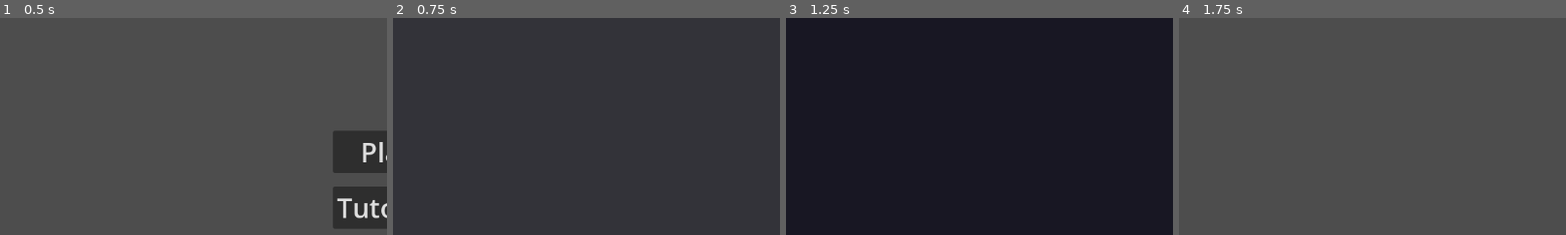
Above: before the commit, frames 1-4 (left to right).
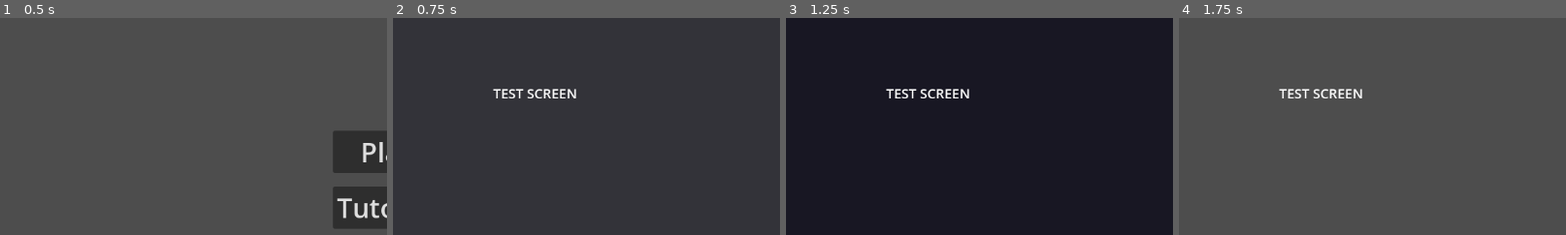
Above: after the commit, the same moments.

Repository: Ishbenhuben/Godot-Project-Template
Game: Godot game, scene res://Screens/main_menu_screen.tscn
Two runs of this game, one before a commit and one after it. Both use one fixed random seed, a clock stepped at 60 frames per second and the inputs below.
Inputs:
- Up to frame 1 (0.5 s): no input
- Up to frame 2 (0.75 s): click "Tutorial" at 0.5 s
- Up to frame 3 (1.25 s): no input
- Up to frame 4 (1.75 s): tap Enter at 1.25 s
The pictures show only the part of the screen within x 0-50%, y 0-50%; the shares and areas given below are measured in that part.

Frame 1 is identical in both runs. In frame 2, 0.5% of the frame differs, in the area x 25-48%, y 32-38%; in frame 3, 0.5%; in frame 4, 0.5%.

Commit message:
added template project

Diff:
--- a/Autoloads/ScreenManager.tscn
+++ b/Autoloads/ScreenManager.tscn
@@ -1,22 +1,6 @@
 [gd_scene load_steps=6 format=3 uid="uid://ctsqar18ftkkp"]
 
 [ext_resource type="Script" path="res://Autoloads/ScreenManager.gd" id="1_5s6ib"]
-
-[sub_resource type="Animation" id="Animation_yqlwf"]
-resource_name = "default_start"
-length = 0.5
-tracks/0/type = "value"
-tracks/0/imported = false
-tracks/0/enabled = true
-tracks/0/path = NodePath("ColorRect:color")
-tracks/0/interp = 1
-tracks/0/loop_wrap = true
-tracks/0/keys = {
-"times": PackedFloat32Array(0, 0.5),
-"transitions": PackedFloat32Array(1, 1),
-"update": 0,
-"values": [Color(0.00392157, 0, 0.0705882, 0), Color(0.00392157, 0, 0.0705882, 1)]
-}
 
 [sub_resource type="Animation" id="Animation_bygk1"]
 length = 0.001
@@ -49,6 +33,22 @@
 "values": [Color(0.00392157, 0, 0.0705882, 1), Color(0.00392157, 0, 0.0705882, 0)]
 }
 
+[sub_resource type="Animation" id="Animation_yqlwf"]
+resource_name = "default_start"
+length = 0.5
+tracks/0/type = "value"
+tracks/0/imported = false
+tracks/0/enabled = true
+tracks/0/path = NodePath("ColorRect:color")
+tracks/0/interp = 1
+tracks/0/loop_wrap = true
+tracks/0/keys = {
+"times": PackedFloat32Array(0, 0.5),
+"transitions": PackedFloat32Array(1, 1),
+"update": 0,
+"values": [Color(0.00392157, 0, 0.0705882, 0), Color(0.00392157, 0, 0.0705882, 1)]
+}
+
 [sub_resource type="AnimationLibrary" id="AnimationLibrary_e7qwr"]
 _data = {
 "RESET": SubResource("Animation_bygk1"),
--- a/Screens/Tests/TestScreen.tscn
+++ b/Screens/Tests/TestScreen.tscn
@@ -4,3 +4,11 @@
 
 [node name="TestScreen" type="Node"]
 script = ExtResource("1_hctuc")
+
+[node name="Label" type="Label" parent="."]
+offset_left = 149.0
+offset_top = 98.0
+offset_right = 274.0
+offset_bottom = 126.0
+theme_override_font_sizes/font_size = 20
+text = "TEST SCREEN"
--- /dev/null
+++ b/icon.svg
@@ -0,0 +1 @@
+<svg xmlns="http://www.w3.org/2000/svg" width="128" height="128"><rect width="124" height="124" x="2" y="2" fill="#363d52" stroke="#212532" stroke-width="4" rx="14"/><g fill="#fff" transform="translate(12.322 12.322)scale(.101)"><path d="M105 673v33q407 354 814 0v-33z"/><path fill="#478cbf" d="m105 673 152 14q12 1 15 14l4 67 132 10 8-61q2-11 15-15h162q13 4 15 15l8 61 132-10 4-67q3-13 15-14l152-14V427q30-39 56-81-35-59-83-108-43 20-82 47-40-37-88-64 7-51 8-102-59-28-123-42-26 43-46 89-49-7-98 0-20-46-46-89-64 14-123 42 1 51 8 102-48 27-88 64-39-27-82-47-48 49-83 108 26 42 56 81zm0 33v39c0 276 813 276 814 0v-39l-134 12-5 69q-2 10-14 13l-162 11q-12 0-16-11l-10-65H446l-10 65q-4 11-16 11l-162-11q-12-3-14-13l-5-69z"/><path d="M483 600c0 34 58 34 58 0v-86c0-34-58-34-58 0z"/><circle cx="725" cy="526" r="90"/><circle cx="299" cy="526" r="90"/></g><g fill="#414042" transform="translate(12.322 12.322)scale(.101)"><circle cx="307" cy="532" r="60"/><circle cx="717" cy="532" r="60"/></g></svg>
--- a/project.godot
+++ b/project.godot
@@ -10,16 +10,16 @@
 
 [application]
 
-config/name="Godot Prroject Template"
+config/name="BossRushJam25"
 run/main_scene="res://Screens/main_menu_screen.tscn"
 config/features=PackedStringArray("4.3", "GL Compatibility")
-config/icon="res://Assets/icon.svg"
+config/icon="res://icon.svg"
 
 [autoload]
 
+Enums="*res://Autoloads/Enums.gd"
 ScreenManager="*res://Autoloads/ScreenManager.tscn"
 SoundManager="*res://Autoloads/SoundManager.tscn"
-Enums="*res://Autoloads/Enums.gd"
 EventBus="*res://Autoloads/EventBus.gd"
 PlayerData="*res://Autoloads/PlayerData.gd"
 
Not shown, added: icon.svg.import
